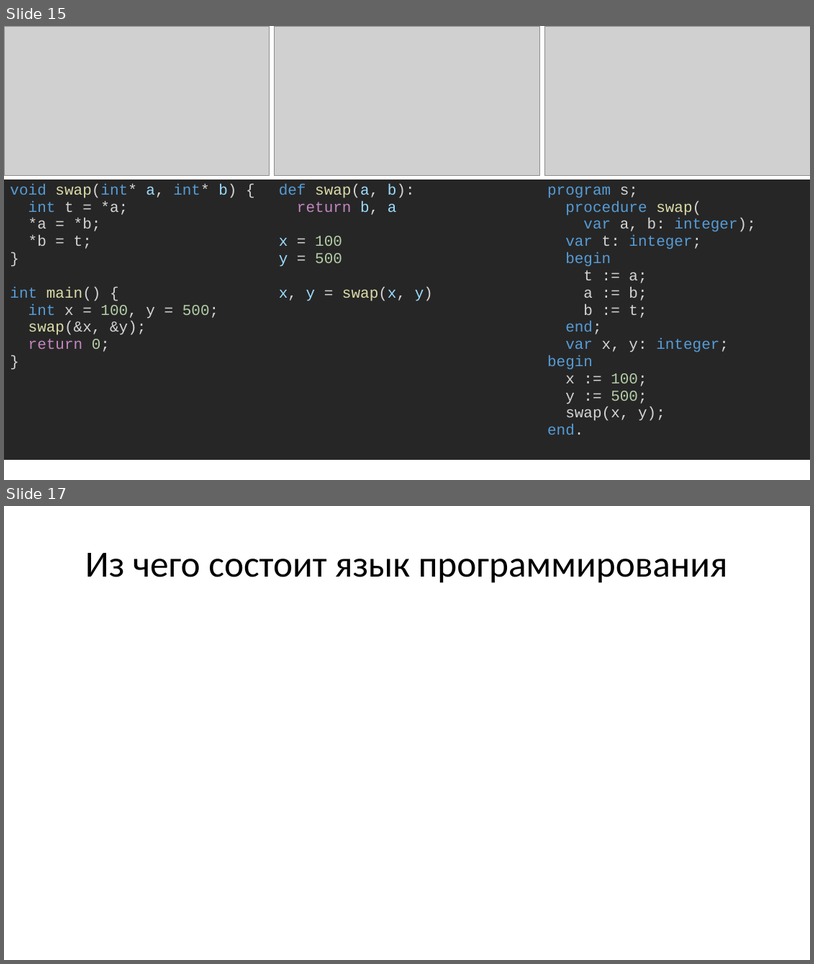
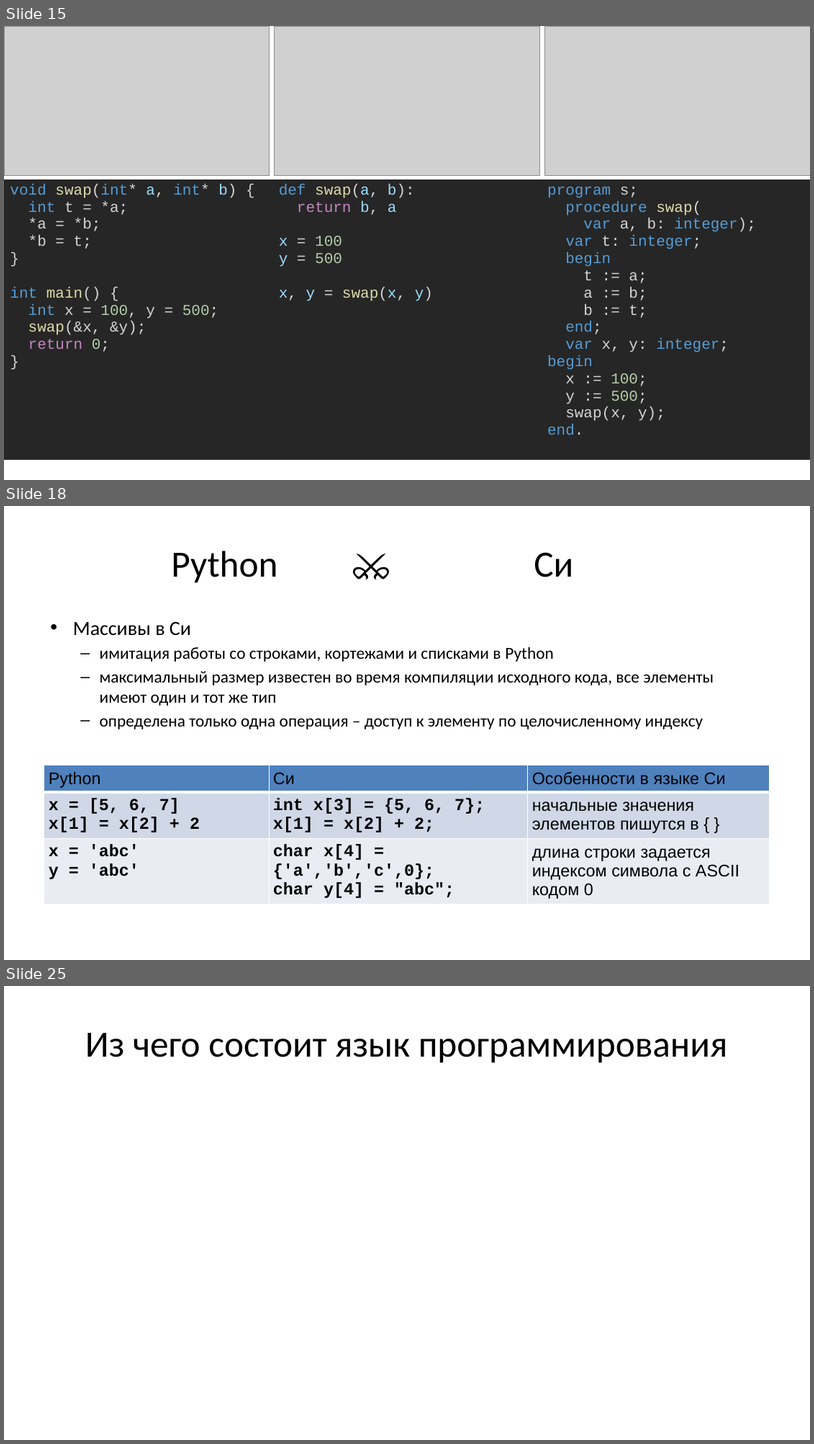
Before and after one commit to Evgueni-Petrov-aka-espetrov/Algorithms-and-Programming-in-C-pptx, a slide deck: 02.75 Лексика и концепции языка Си.pptx. Shown one above the other, each under a label of ours: slides 15 and 17 before the commit, slides 15, 18 and 25 after it; the slides between them are not shown. The pictures are 814x964 and 814x1444 pixels, drawn with LibreOffice and Linux fonts; fonts in the diff are those of the drawing; grey boxes stand for pictures. Boxes give left, top, right and bottom in pixels: in the first picture for what was removed or moved away, otherwise in the second. Text is boxed around its words. In the diff, an @@ line names an element or a change of style, - is before the commit and + after.

```diff
--- a/02.75 Лексика и концепции языка Си.pptx
+++ b/02.75 Лексика и концепции языка Си.pptx
@@ slide 18 added at [4, 506, 810, 960], background #FFFFFF @@
@@ title added at [171, 551, 574, 583], 44 pt, text #000000 @@
+Python ⚔️ Си
@@ text added at [73, 622, 714, 729], 20 pt, text #000000 @@
+• Массивы в Си
+  – имитация работы со строками, кортежами и списками в Python
+  – максимальный размер известен во время компиляции исходного кода, все элементы имеют один и тот же тип
+  – определена только одна операция – доступ к элементу по целочисленному индексу
@@ table added at [44, 765, 771, 911], 3 rows, 3 columns @@
+Python | Си | Особенности в языке Си
+x = [5, 6, 7] / x[1] = x[2] + 2 | int x[3] = {5, 6, 7}; / x[1] = x[2] + 2; | начальные значения элементов пишутся в { }
+x = 'abc' / y = 'abc' | char x[4] = {'a','b','c',0}; / char y[4] = "abc"; | длина строки задается индексом символа с ASCII кодом 0
@@ what was slide 17 is now slide 25 @@
```
Also in this commit, not shown: 7 other slides added.
